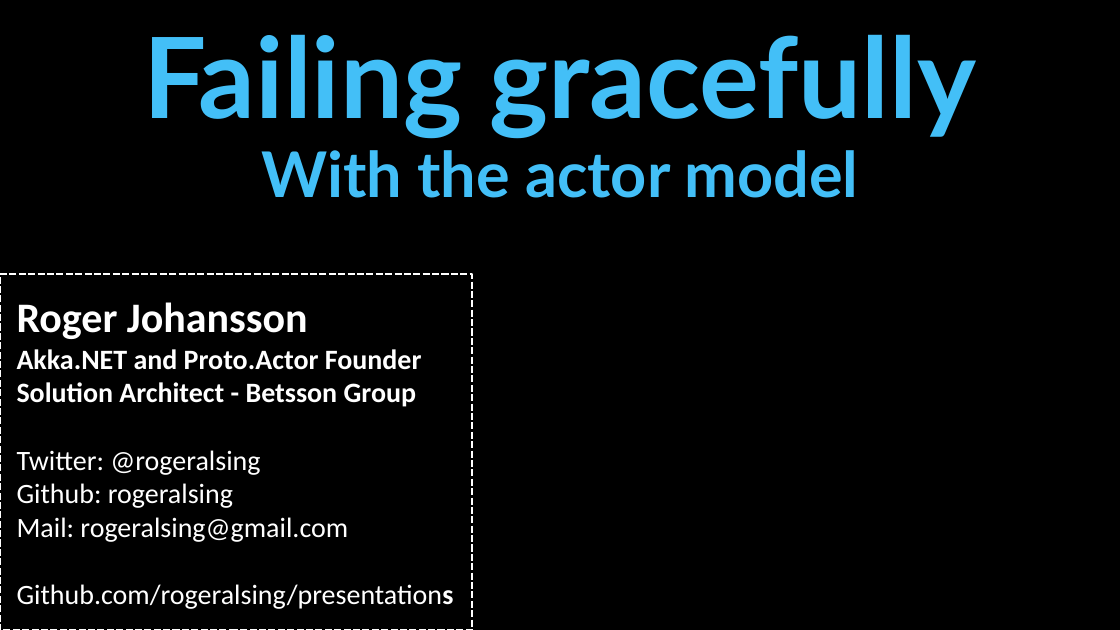
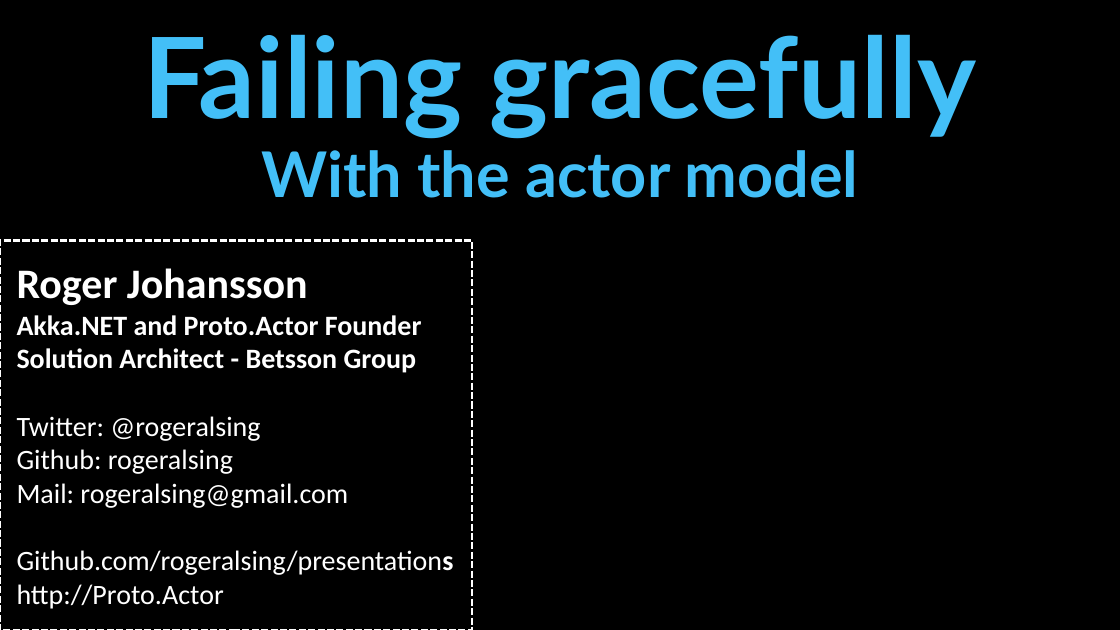
Before and after one commit to rogeralsing/Presentations, a slide deck: slide 1 of FailingGracefully/QConSP/failingactors.pptx. Drawn at 1120x630 pixels with LibreOffice and Linux fonts; fonts in the diff are those of the drawing; background and template pictures are left out. Boxes give left, top, right and bottom in pixels: in the first picture for what was removed or moved away, otherwise in the second. Text is boxed around its words. In the diff, an @@ line names an element or a change of style, - is before the commit and + after.

```diff
--- a/FailingGracefully/QConSP/failingactors.pptx
+++ b/FailingGracefully/QConSP/failingactors.pptx
@@ rectangle "Roger Johansson": place and size @@
-rectangle "Roger Johansson" at box(0, 275, 472, 630)
+rectangle "Roger Johansson" at box(0, 240, 472, 630)
@@ text in rectangle at box(17, 584, 224, 609): paragraph added @@
+http://Proto.Actor
```
Also in this commit, not shown: 1 other slide changed.
